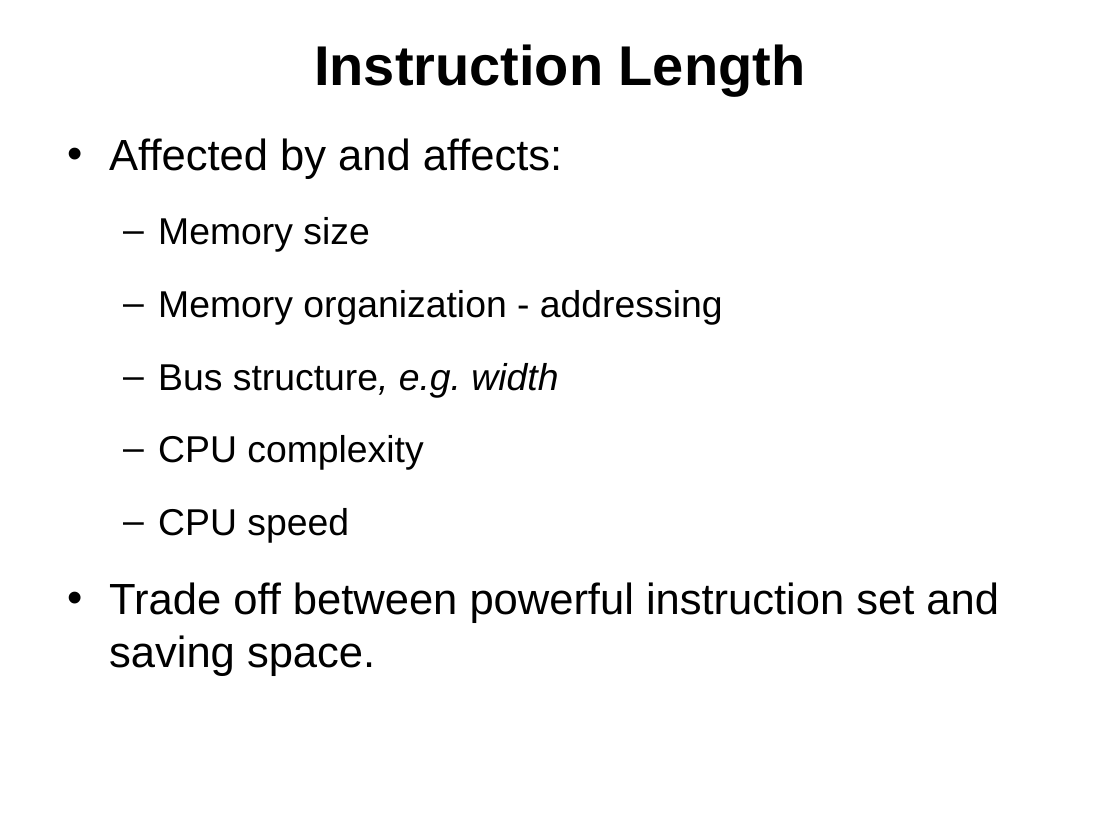
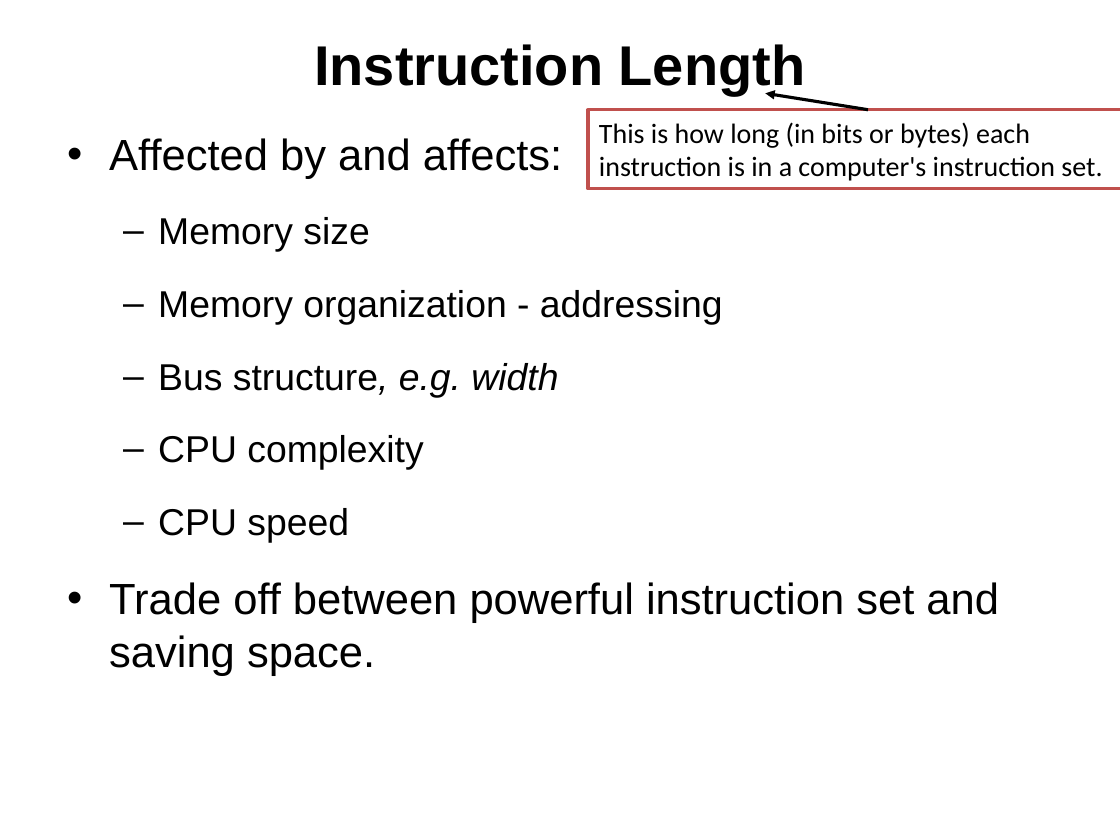
Before and after one commit to bamboat3/coal, a slide deck: slide 7 of Lectures/lecture_04_machine_inst_charac.pptx. Drawn at 1120x840 pixels with LibreOffice and Linux fonts; fonts in the diff are those of the drawing. Boxes give left, top, right and bottom in pixels: in the first picture for what was removed or moved away, otherwise in the second. Text is boxed around its words. In the diff, an @@ line names an element or a change of style, - is before the commit and + after.

```diff
--- a/Lectures/lecture_04_machine_inst_charac.pptx
+++ b/Lectures/lecture_04_machine_inst_charac.pptx
@@ rectangle added at box(588, 110, 1120, 189), fill #FFFFFF, outline #C0504D 2 pt, 18 pt, text #000000 @@
+This is how long (in bits or bytes) each instruction is in a computer's instruction set.
@@ arrow added from (868, 110) to (765, 93), #000000 2 pt @@
```
Also in this commit, not shown: 7 other slides changed, 5 slides added.
